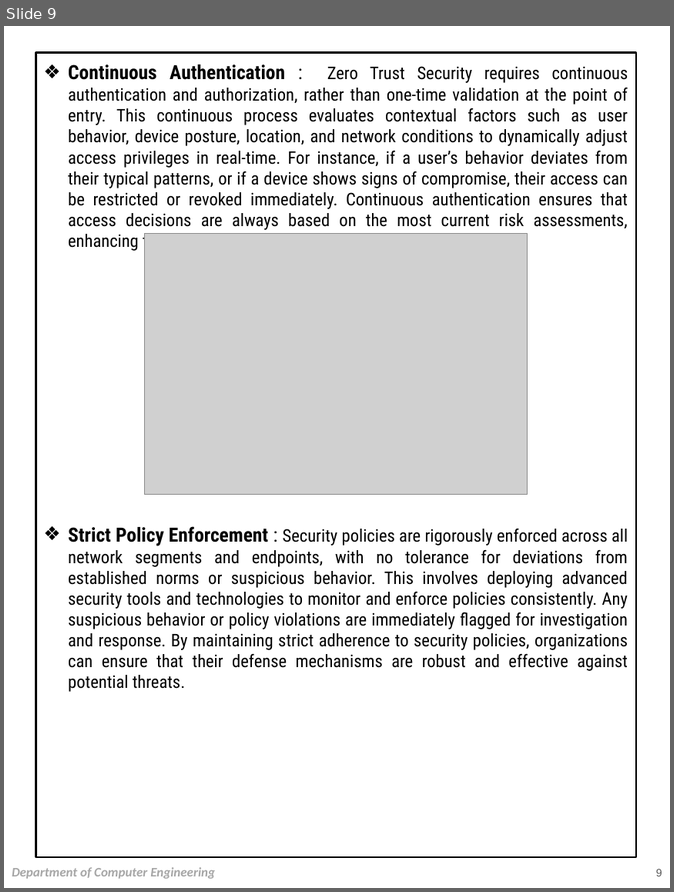
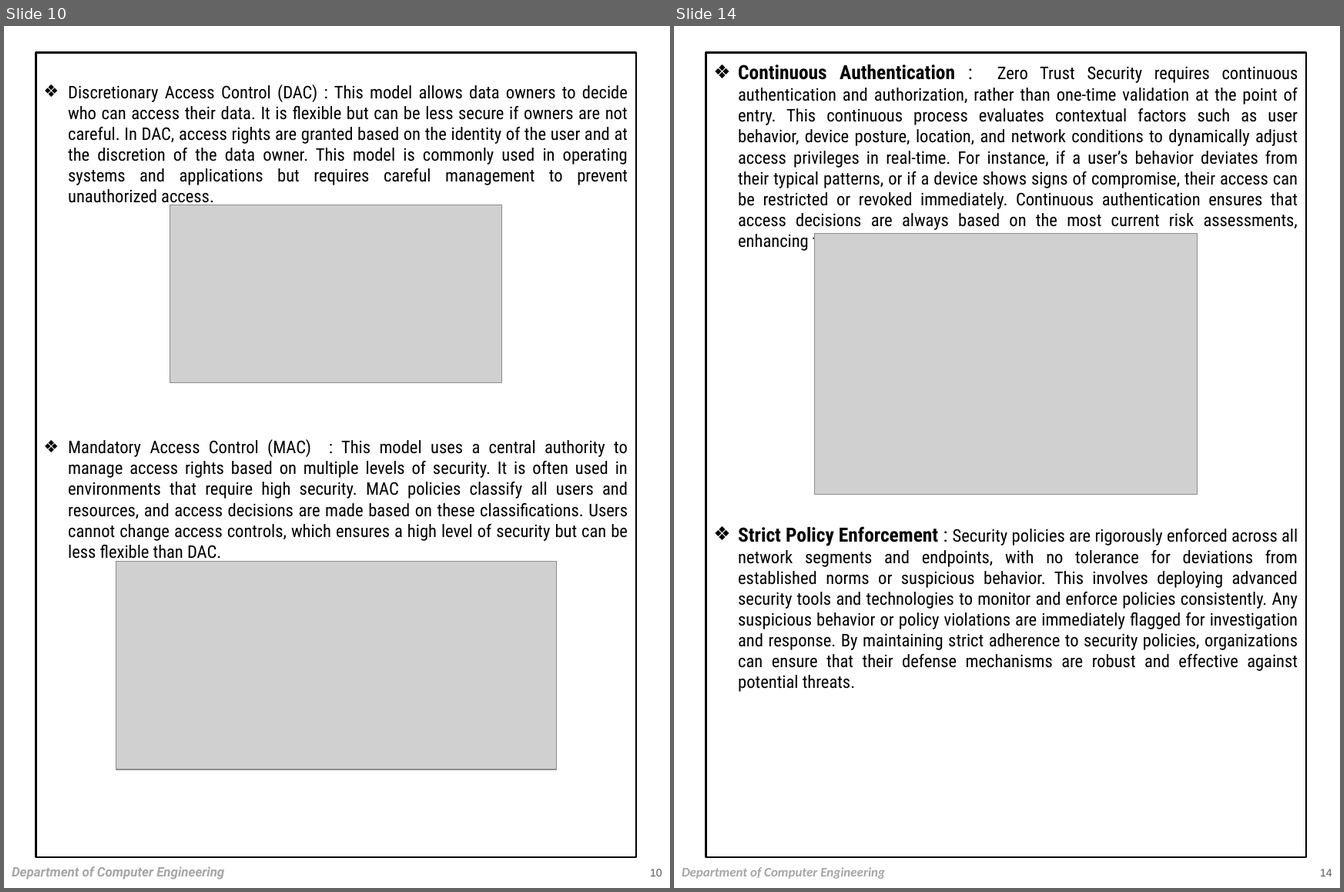
Before and after one commit to Silo5k3u8t4/semi, a slide deck: NEW.pptx. Shown side by side, each under a label of ours: slide 9 before the commit, slides 10 and 14 after it; the slides between them are not shown. The pictures are 674x892 and 1344x892 pixels, drawn with LibreOffice and Linux fonts; fonts in the diff are those of the drawing; grey boxes stand for pictures. Boxes give left, top, right and bottom in pixels: in the first picture for what was removed or moved away, otherwise in the second. Text is boxed around its words. In the diff, an @@ line names an element or a change of style, - is before the commit and + after.

```diff
--- a/NEW.pptx
+++ b/NEW.pptx
@@ slide 10 added at (4, 26, 670, 888), background #FFFFFF @@
@@ rectangle added at (36, 53, 636, 858), fill #FFFFFF, outline #000000 2 pt, 16 pt, text #000000 @@
+❖ Discretionary Access Control (DAC) : This model allows data owners to decide who can access their data. It is flexible but can be less secure if owners are not careful. In DAC, access rights are granted based on the identity of the user and at the discretion of the data owner. This model is commonly used in operating systems and applications but requires careful management to prevent unauthorized access.
+❖ Mandatory Access Control (MAC) : This model uses a central authority to manage access rights based on multiple levels of security. It is often used in environments that require high security. MAC policies classify all users and resources, and access decisions are made based on these classifications. Users cannot change access controls, which ensures a high level of security but can be less flexible than DAC.
@@ picture added at (170, 205, 502, 383) @@
@@ picture added at (116, 561, 556, 770) @@
@@ text added at (12, 867, 224, 880), 12 pt, text #A6A6A6, bold, italic @@
+Department of Computer Engineering
@@ page number added at (650, 869, 662, 877), 10 pt, text #595959 @@
+10
@@ what was slide 9 is now slide 14 @@
@@ page number at (1320, 869, 1332, 877): text changed @@
-9
+14
```
Also in this commit, not shown: 8 slides changed, 5 other slides added, 18 other files.
